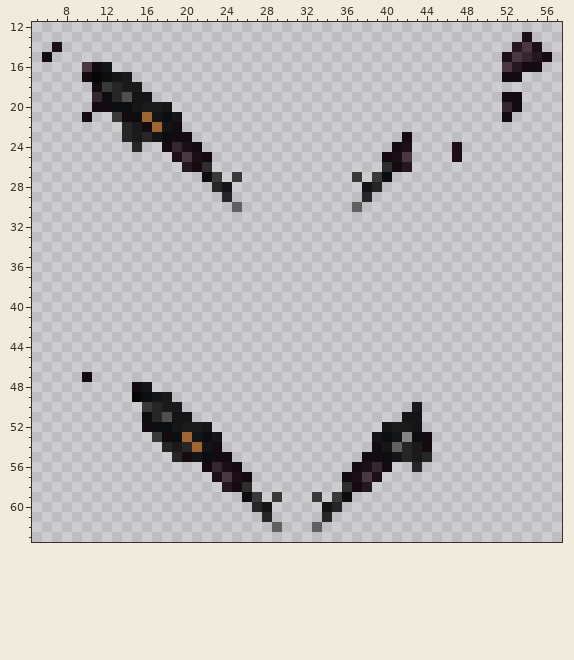
One commit to this pixel-art sprite: Resources/Textures/_Sunrise/Objects/Weapons/Guns/LMGs/rpd/tiny.rsi/inhand-right.png. The picture above is the old version.
The file is 64x64 pixels. Colours within 5 levels of each other are drawn and written as one. Shown: x 5..57, y 12..63.
The same view after the edit:
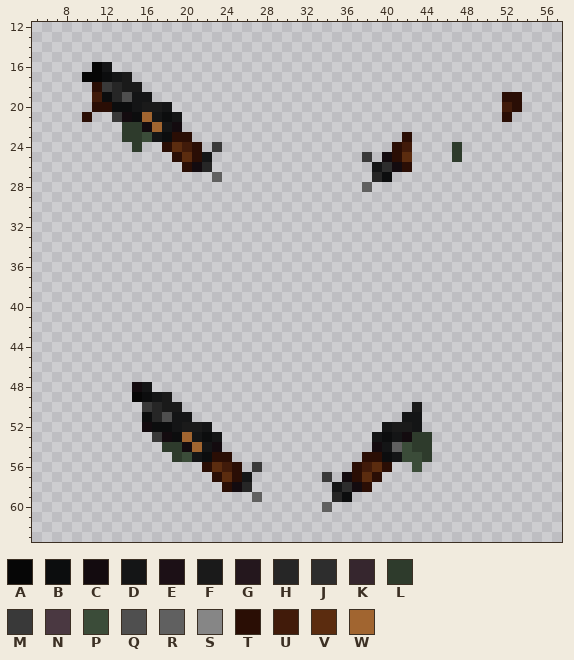
Palette (. is transparent): A #060606  B #0c0d0e  C #130b0f  D #141516  E #1c1016  F #1a1a1a  G #24171d  H #262626  J #2d2d2d  K #36262e  L #2e3b2c  M #393939  N #4a3841  P #3b4c39  Q #4f4f4f  R #606060  S #868686  T #2a0e05  U #411b0a  V #5b2c0f  W #a16530
From old to new:
y 13: x 54 E -> .
y 14: x 7 E -> .; x 53..55 GNE -> ...
y 15: x 6 C -> .; x 52..56 ENKGC -> .....
y 16: x 10..11 NC -> .A; x 52..55 NGCC -> ....
y 17: x 10 C -> A; x 52..53 CC -> ..
y 18: x 11 C -> T
y 19: x 11 K -> U; x 52..53 CC -> TT
y 20: x 11..12 CC -> TT; x 52..53 KC -> UT
y 21: x 10 C -> T; x 52 C -> T
y 22: x 14..15 HF -> LL
y 23: x 14..16 HFH -> LLP; x 19..20 CC -> TT; x 42 C -> T
y 24: x 15 H -> L; x 18..21 CKEC -> TVUT; x 23 . -> M; x 41..42 CE -> TU; x 47 E -> L
y 25: x 19..22 ENEC -> TVTD; x 38 . -> M; x 41..42 EN -> TV; x 47 E -> L
y 26: x 20 G -> T; x 22 J -> H; x 39 . -> D; x 42 G -> T
y 27: x 22..23 BM -> .R; x 25 M -> .; x 37 M -> .; x 39 M -> H
y 28: x 23..24 HD -> ..; x 38..39 DH -> R.
y 29: x 24 H -> .; x 38 H -> .
y 30: x 25 R -> .; x 37 R -> .
y 47: x 10 C -> .
y 53: x 42..44 SBC -> CLL
y 54: x 18..20 HFH -> LLC; x 42..44 HFC -> PLL
y 55: x 19..20 HC -> LP; x 23..24 CC -> TT; x 38..39 CC -> TT; x 42..44 HFH -> PPL
y 56: x 22..25 CKEC -> TVUT; x 27 . -> M; x 37..40 CEKC -> TUVT; x 43 H -> P
y 57: x 23..26 ENEC -> TVTD; x 34 . -> M; x 37..39 ENE -> TVT
y 58: x 24 G -> T; x 26 J -> H; x 35 . -> D; x 38 G -> T
y 59: x 26..27 BM -> .R; x 29 M -> .; x 33 M -> .; x 35 M -> H
y 60: x 27..28 HD -> ..; x 34..35 DH -> R.
y 61: x 28 H -> .; x 34 H -> .
y 62: x 29 R -> .; x 33 R -> .
